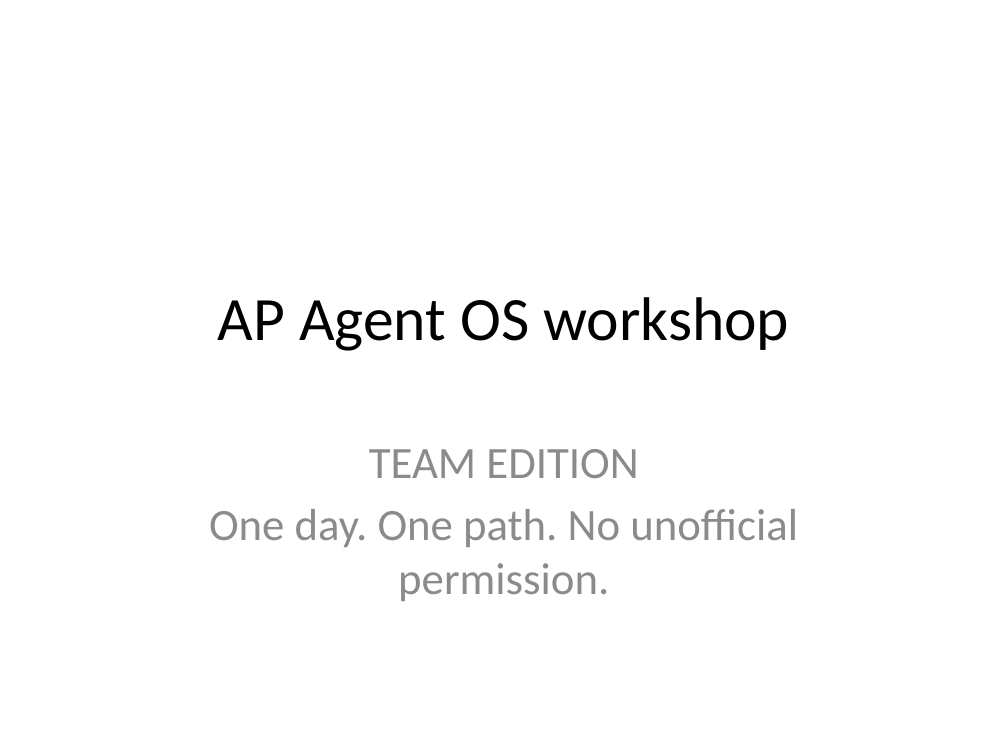
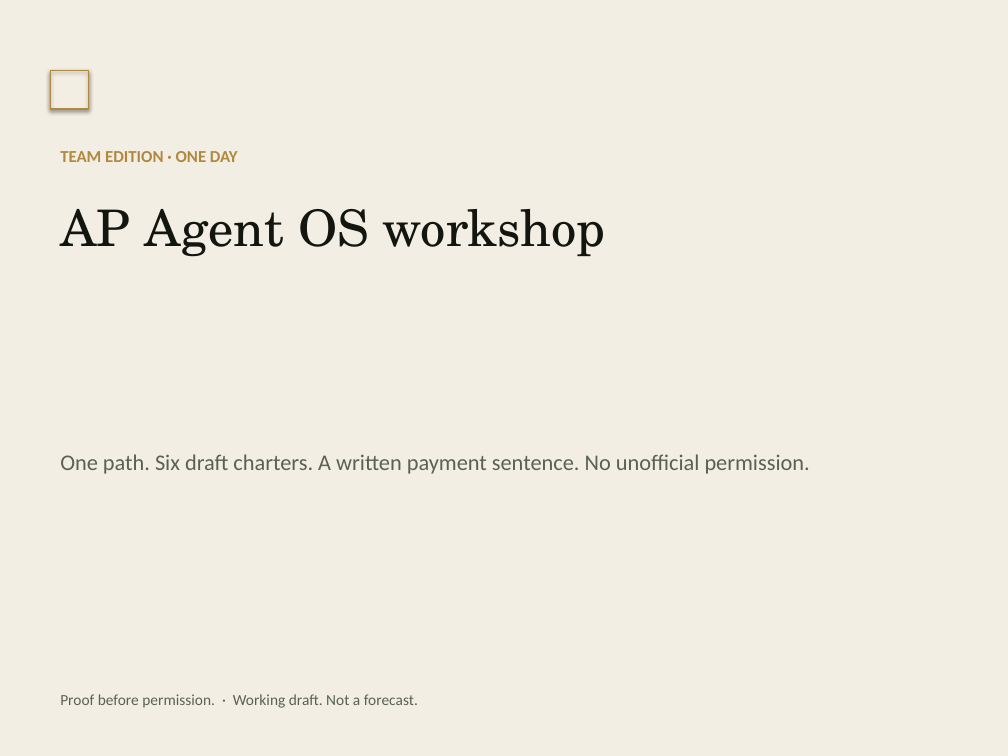
Before and after one commit to adamintelligenceai/Origin, a slide deck: slide 1 of evidence-room/04_AP_AGENT_OS_TEAM/Decks/ER_Workshop_Deck.pptx. Drawn at 1008x756 pixels with LibreOffice and Linux fonts; fonts in the diff are those of the drawing. Boxes give left, top, right and bottom in pixels: in the first picture for what was removed or moved away, otherwise in the second. Text is boxed around its words. In the diff, an @@ line names an element or a change of style, - is before the commit and + after.

```diff
--- a/evidence-room/04_AP_AGENT_OS_TEAM/Decks/ER_Workshop_Deck.pptx
+++ b/evidence-room/04_AP_AGENT_OS_TEAM/Decks/ER_Workshop_Deck.pptx
@@ rectangle added at (0,0,1008,756), fill #F3EEE4 @@
@@ rectangle added at (50,71,89,109), fill #F3EEE4 @@
@@ rectangle added at (50,71,89,109), outline #B0893E 1 pt @@
@@ text added at (60,151,238,162), 12 pt, text #B0893E, bold @@
+TEAM EDITION · ONE DAY
@@ text "AP Agent OS workshop": place and size @@
-text "AP Agent OS workshop" at (218,297,789,351)
+text "AP Agent OS workshop" at (60,209,606,257)
@@ text "AP Agent OS workshop" at (60,209,606,257): size 44 to 36 pt, font Calibri to TeX Gyre Schola, text colour #000000 to #12160F; alignment centre to left; vertical alignment middle to top @@
@@ subtitle removed at (209,449,798,601) @@
-TEAM EDITION
-One day. One path. No unofficial permission.
@@ text added at (60,454,810,474), 16 pt, text #5A6154 @@
+One path. Six draft charters. A written payment sentence. No unofficial permission.
@@ text added at (60,694,418,708), 11 pt, text #5A6154 @@
+Proof before permission. · Working draft. Not a forecast.
```
Also in this commit, not shown: 12 slides added, 2 slides removed, 55 other files.
